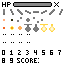
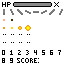
Two versions of the same layered image (64×64). Layer-by-layer changes:
painted on "Layer 6" over box(3, 17, 43, 31)
painted on "Layer 8" over box(40, 24, 55, 32)
painted on "Layer 7" over box(24, 24, 39, 32)
